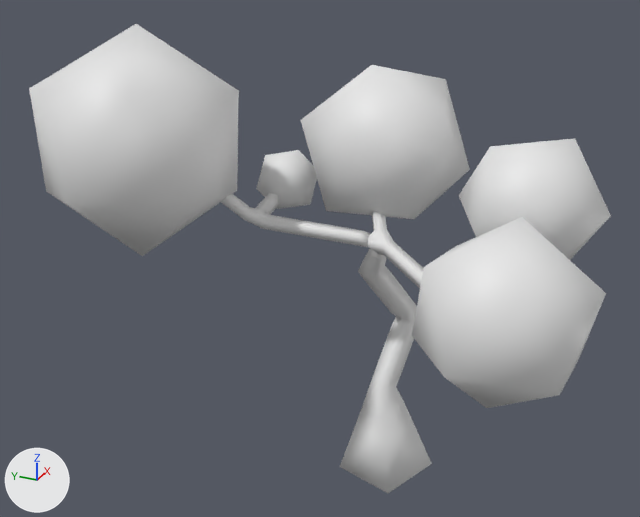
One commit to the FBX model Assets/Prefabs/World_Prefabs/General_Prefabs/Trees.fbx: the scene before it, then after it.
Both versions are drawn from a 50 mm lens placed at (-15.05, -2.47, 5.8), pointed at (-8.33, 0.56, 2.44). Every picture has the same lights, and +X, +Y and +Z are marked at lower left. The older version comes first. Where no turn or scale is listed for an object, it has been applied to the vertices. Vertices at exactly the same position are counted once.

In view in the first picture: 'Leaves.001', 'Tree.001'.
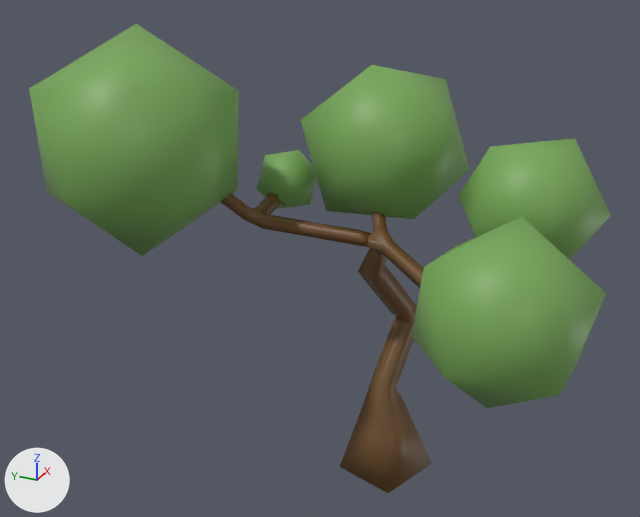
Where the change shows, as pixel boxes [x1, y1, x2, y2] in the pictures (640 x 517 px):
'Leaves.001', surface changed (white to green): [29, 24, 611, 408] in both
'Tree.001', surface changed (white to brown): [220, 193, 432, 493] in both

Edits to the bpy script that builds the scene:
```text
Add img_trees_png:
    img_trees_png = load_image('Trees.png', 'Trees.fbm/Trees.png', 1024, 1024, 'sRGB')
Change mat_material_001:
    remove mat_material_001.base_color = (0.8, 0.8, 0.8)  # white #e7e7e7
    add mat_material_001.texture = img_trees_png  # with its transparency
Change me_tree_004:
    where me_tree_004.from_pydata(...)  # 60 vertices, 100 faces; spans x -0.66..2.69, y -0.66..4.34, z -0.71..1.66
    used by ob_leaves_001; location = (-9.417, -1.367, 2.805)
    me_tree_004 part 1: texture (UV) coordinates of 100 of 100 faces, centred in x -0.55..2.46, y -0.56..4.25, z -0.52..1.4, changed; they spanned u 0.0..1.0, v 0.0..0.47 and now span u 0.0..0.97, v 0.0..1.0
```
